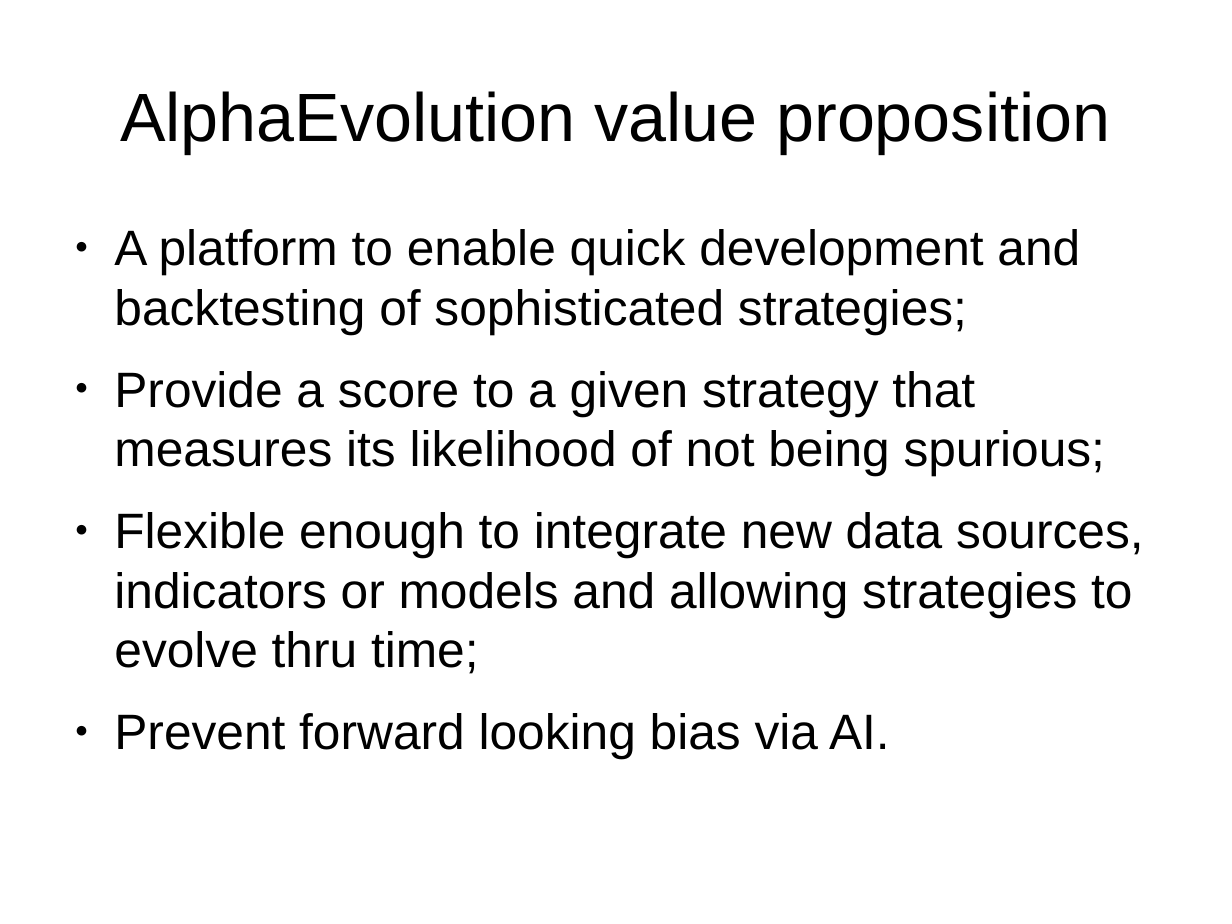
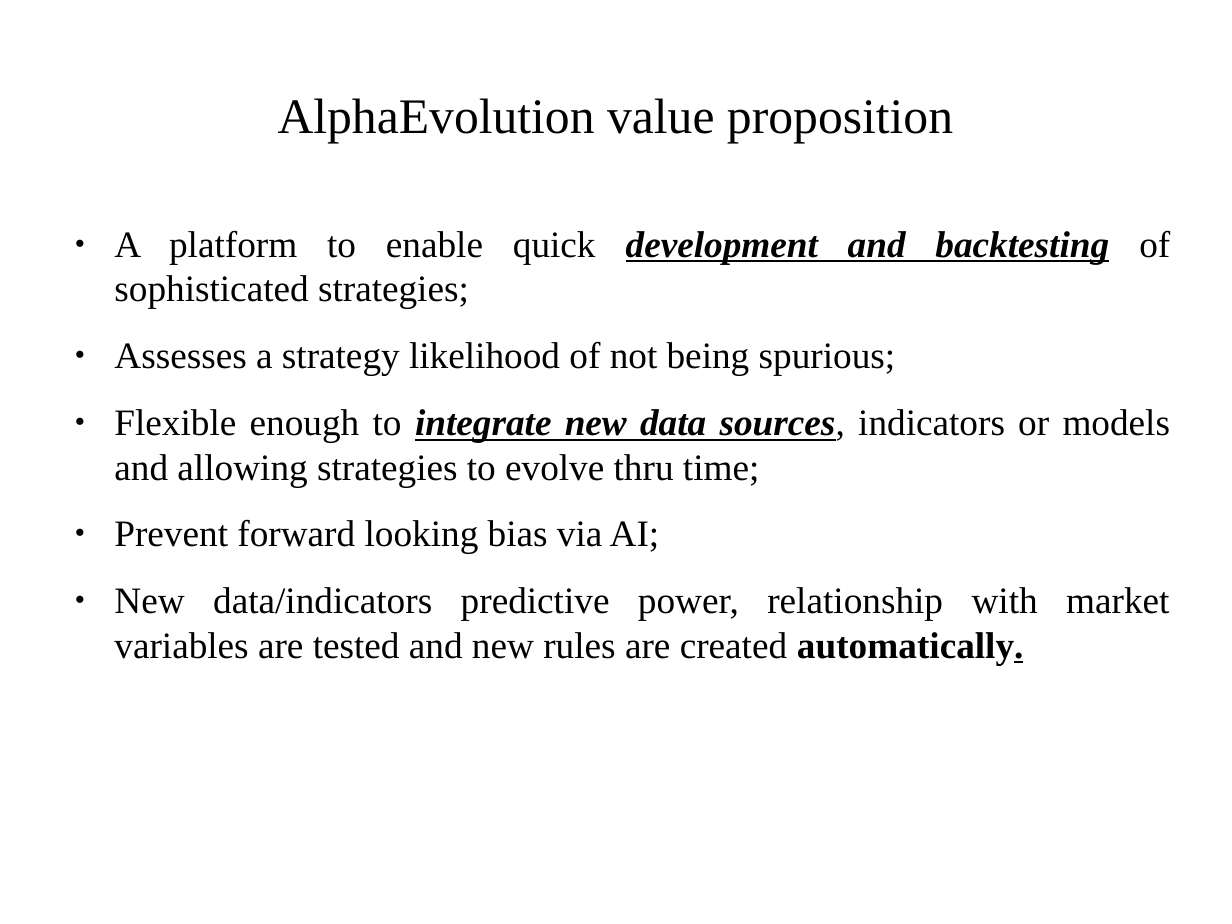
Before and after one commit to bolatroniks/Trading_v2, a slide deck: slide 5 of Alpha Evolution.odp. Drawn at 1232x924 pixels with LibreOffice and Linux fonts; fonts in the diff are those of the drawing; background and template pictures are left out. Boxes give left, top, right and bottom in pixels: in the first picture for what was removed or moved away, otherwise in the second. Text is boxed around its words. In the diff, an @@ line names an element or a change of style, - is before the commit and + after.

```diff
--- a/Alpha Evolution.odp
+++ b/Alpha Evolution.odp
@@ title "AlphaEvolution value proposition" at (278, 98, 953, 144): size 44 to 32 pt, font Arial to Times New Roman @@
@@ text at (114, 230, 1171, 487): size 32 to 24 pt, font Arial to Times New Roman in "A platform to enable quick development and ...", "Flexible enough to integrate new data sources, ..."; bold on, italic on, underline on in "development and backtesting", "integrate new data sources,"; alignment left to justified @@
@@ text at (114, 341, 896, 375): text changed; size 32 to 24 pt; font Arial to Times New Roman @@
-● Provide a score to a given strategy that measures its likelihood of not being spurious;
+● Assesses a strategy likelihood of not being spurious;
@@ text at (114, 519, 1169, 665): text changed; size 32 to 24 pt; font Arial to Times New Roman @@
-● Prevent forward looking bias via AI.
+● Prevent forward looking bias via AI;
+● New data/indicators predictive power, relationship with market variables are tested and new rules are created automatically.
```
Also in this commit, not shown: 14 other slides changed, 4 slides added, 2 slides removed, 2 other files.
